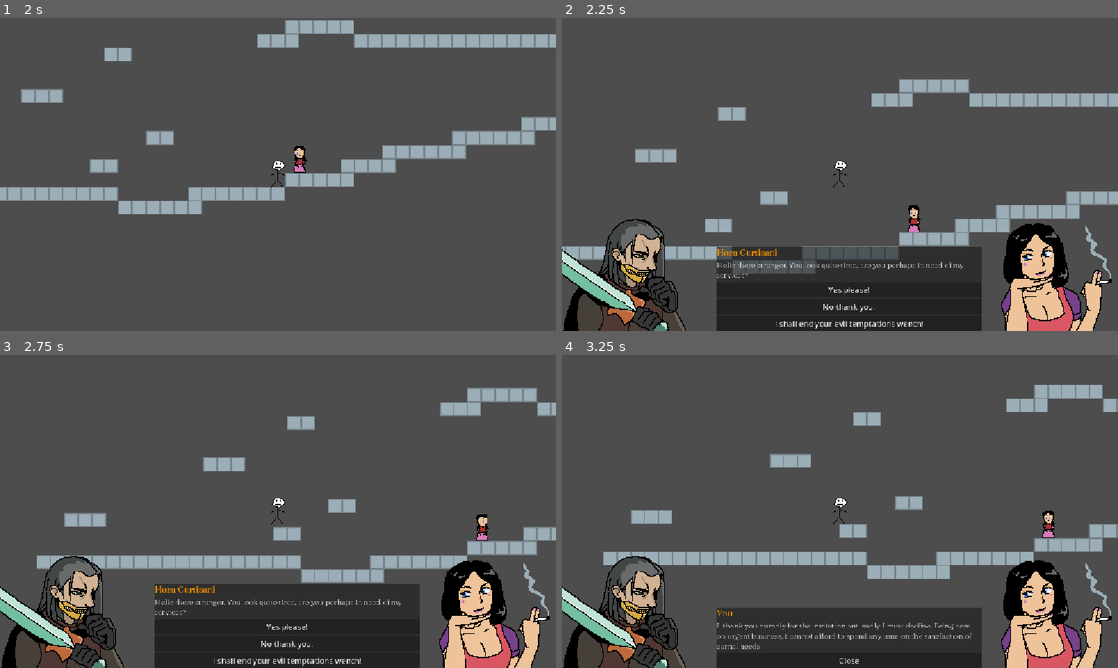
Above: before the commit, frames 1-4 (two rows, left to right).
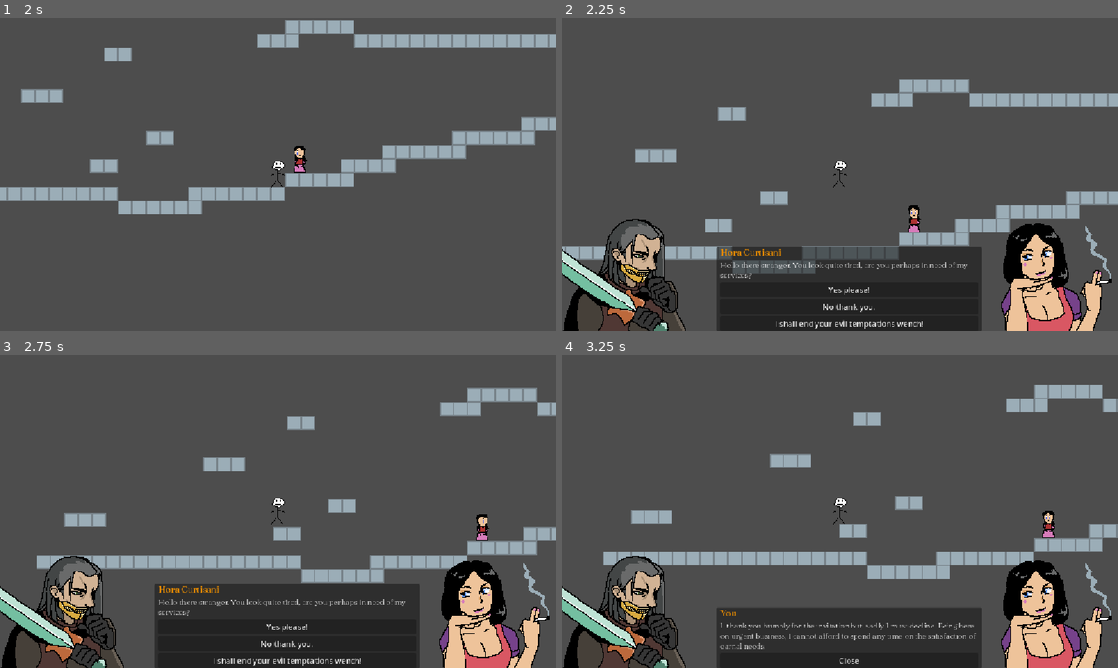
Above: after the commit, the same moments.

Repository: leonsuaudeau/ritual-mountain
Game: Godot game, scene res://scenes/game.tscn
The game is run twice, just before and just after one commit, with the same random seed, the same clock (stepped at 60 frames per second) and the same inputs.
Inputs:
- Up to frame 1 (2 s): tap Enter at 0.5 s; hold E (interact) 0.53-1.28 s; hold D (move_right) from 0.53 s (still down); tap Space (jump) at 0.77, 1.52 s; tap E (interact) at 1.35 s
- Up to frame 2 (2.25 s): tap Space (jump) at 2 s; release D (move_right) at 2.03 s; hold A (move_left) from 2.03 s (still down); hold E (interact) from 2.03 s (still down)
- Up to frame 3 (2.75 s): keep holding A (move_left); keep holding E (interact)
- Up to frame 4 (3.25 s): release A (move_left) at 2.75 s; release E (interact) at 2.75 s; click "Yes please!" at 2.75 s

Frame 1 is identical in both runs. In frame 2, 0.6% of the frame differs, in the area x 27-73%, y 73-84%; in frame 3, 0.6%; in frame 4, 0.8%, in the area x 27-75%, y 81-94%.

Commit message:
removed debug prints, added  margin   to dialogue

Diff:
--- a/scenes/dialogue-box.tscn
+++ b/scenes/dialogue-box.tscn
@@ -34,6 +34,8 @@
 
 [node name="MarginContainer" type="MarginContainer" parent="PanelContainer" unique_id=659984874]
 layout_mode = 2
+theme_override_constants/margin_left = 8
+theme_override_constants/margin_right = 8
 
 [node name="VBoxContainer" type="VBoxContainer" parent="PanelContainer/MarginContainer" unique_id=1474823905]
 layout_mode = 2
--- a/scripts/dialogue_box.gd
+++ b/scripts/dialogue_box.gd
@@ -12,7 +12,7 @@
 	show()
 	show_node(start_node)
 
-func show_node(node: DialogueNode)  -> void:
+func show_node(node: DialogueNode) -> void:
 	current_node = node
 	speaker_label.text = node.speaker
 	dialogue_text.text = node.text
@@ -31,7 +31,7 @@
 
 	for response in available_responses:
 		var button := Button.new()
-		button.text =  response.text
+		button.text = response.text
 		button.pressed.connect(_on_response_selected.bind(response))
 		choices.add_child(button)
 
@@ -42,13 +42,8 @@
 		choices.add_child(button)
 
 func _on_response_selected(response: DialogueResponse) -> void:
-	print("Response: ", response.text)
-	print("Response resource: ", response)
-	print("Next node: ", response.next_node)
 	if response.set_flag != &"":
 		GameState.set_flag(response.set_flag)
-
-	print(response.next_node)
 
 	if response.next_node == null:
 		_finish_dialogue()
